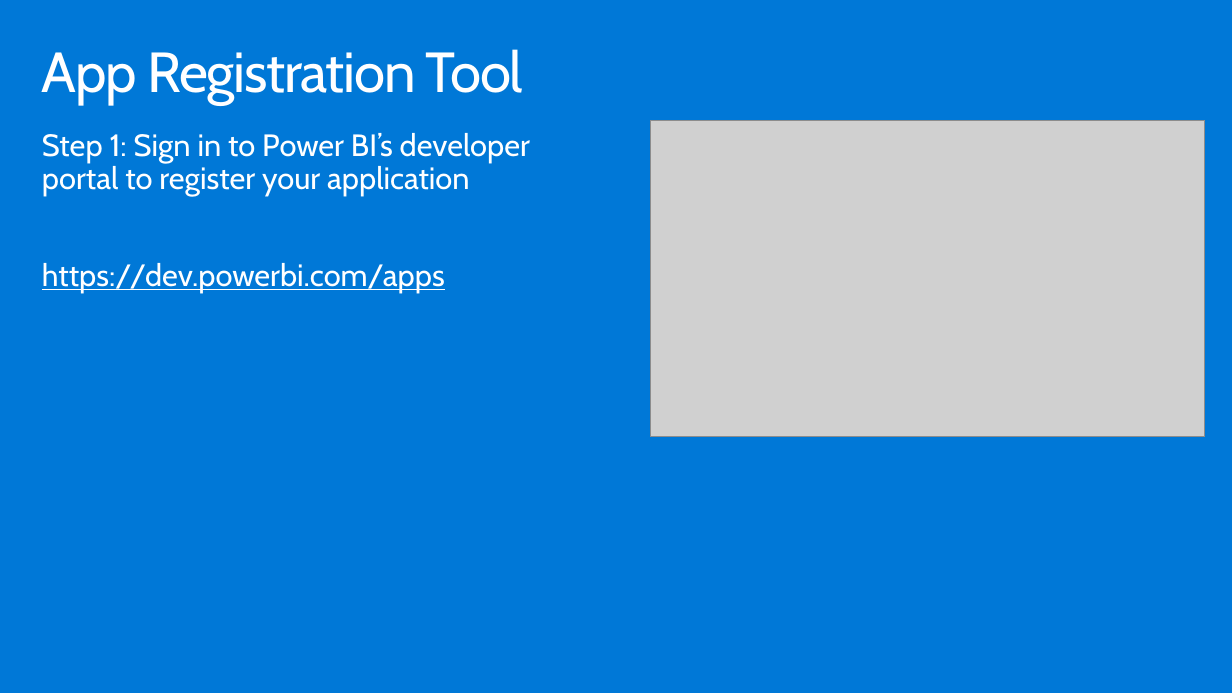
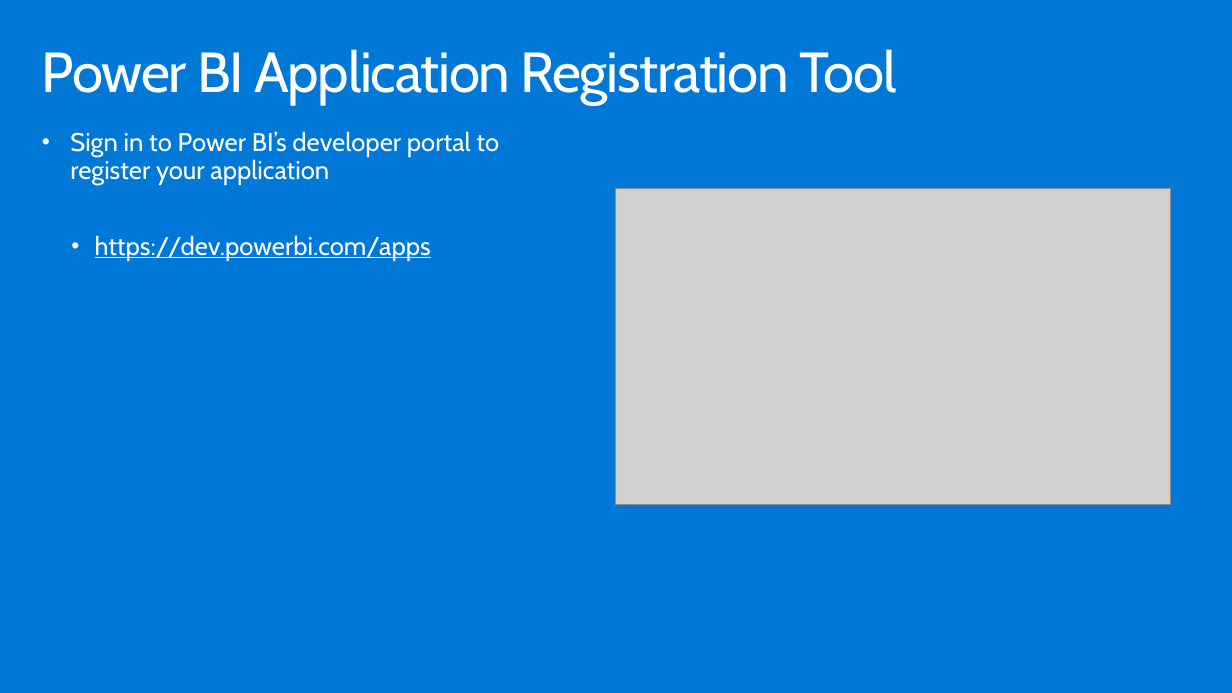
Before and after one commit to hnc198/AzurePowerBI, a slide deck: slide 6 of 4. Hands-on Modules/Embedding/3. Getting Started Module.pptx (slide 4 before the commit). Drawn at 1232x693 pixels with LibreOffice and Linux fonts; fonts in the diff are those of the drawing; grey boxes stand for pictures. Boxes give left, top, right and bottom in pixels: in the first picture for what was removed or moved away, otherwise in the second. Text is boxed around its words. In the diff, an @@ line names an element or a change of style, - is before the commit and + after.

```diff
--- a/4. Hands-on Modules/Embedding/3. Getting Started Module.pptx
+++ b/4. Hands-on Modules/Embedding/3. Getting Started Module.pptx
@@ title at [42, 49, 896, 105]: text changed @@
-App Registration Tool
+Power BI Application Registration Tool
@@ text at [70, 131, 499, 185]: text changed; size 24 to 20 pt @@
-Step 1: Sign in to Power BI’s developer portal to register your application
+• Sign in to Power BI’s developer portal to register your application
@@ picture: place and size @@
-picture at [651, 120, 1205, 437]
+picture at [616, 189, 1171, 506]
@@ text at [95, 235, 431, 260]: size 24 to 20 pt in "https://dev.powerbi.com/apps"; bullet none to •; list level 1 to 2 in "https://dev.powerbi.com/apps" @@
```
Also in this commit, not shown: 2 other slides changed, 7 slides added, 4 slides removed, 4 other files.
